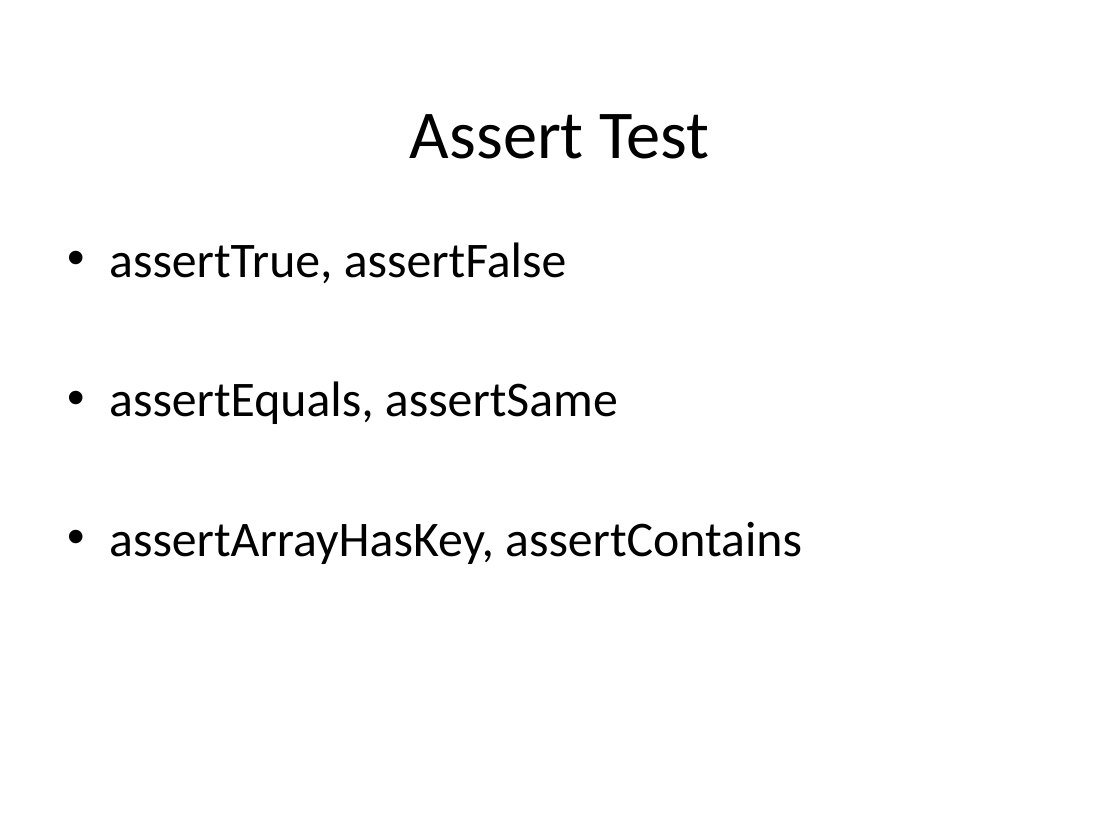
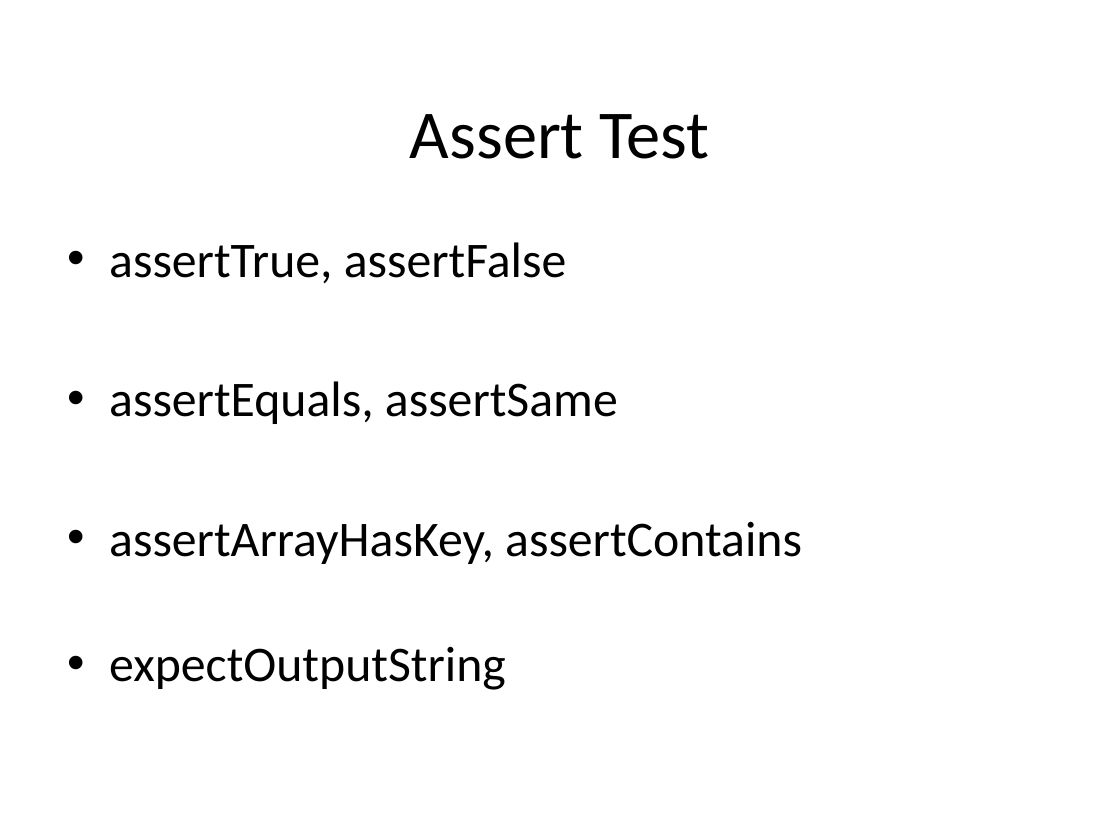
Before and after one commit to sonvq/phpunittraining, a slide deck: slide 2 of demo/Demo.pptx. Drawn at 1120x840 pixels with LibreOffice and Linux fonts; fonts in the diff are those of the drawing; background and template pictures are left out. Boxes give left, top, right and bottom in pixels: in the first picture for what was removed or moved away, otherwise in the second. Text is boxed around its words. In the diff, an @@ line names an element or a change of style, - is before the commit and + after.

```diff
--- a/demo/Demo.pptx
+++ b/demo/Demo.pptx
@@ text at (x1=109, y1=646, x2=506, y2=690): paragraph added @@
+• expectOutputString
```
Also in this commit, not shown: 9 slides added, 8 other files.
